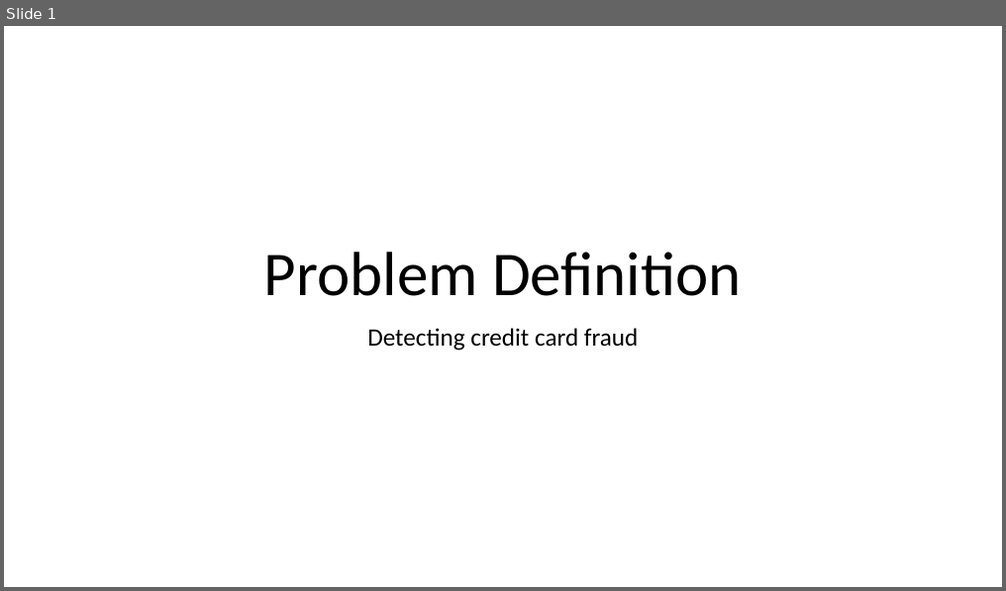
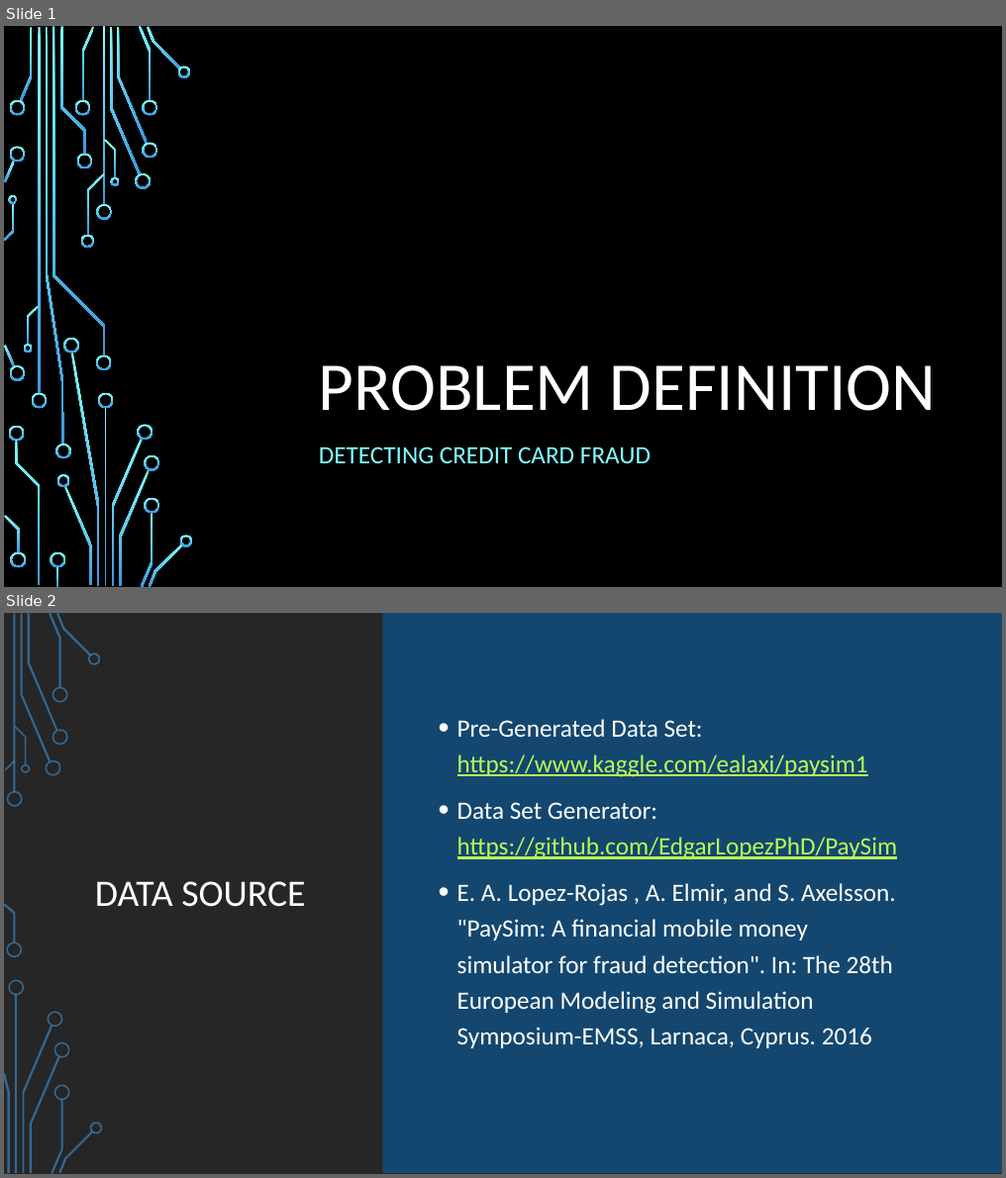
Before and after one commit to apmire3/CMPS451, a slide deck: Project Proposal.pptx. Shown one above the other, each under a label of ours: slide 1 before the commit, slides 1 and 2 after it. The pictures are 1006x591 and 1006x1178 pixels, drawn with LibreOffice and Linux fonts; fonts in the diff are those of the drawing; background and template pictures are left out. Boxes give left, top, right and bottom in pixels: in the first picture for what was removed or moved away, otherwise in the second. Text is boxed around its words. In the diff, an @@ line names an element or a change of style, - is before the commit and + after.

```diff
--- a/Project Proposal.pptx
+++ b/Project Proposal.pptx
@@ slide 2 added at box(4, 613, 1002, 1174), background picture (left out) @@
@@ rectangle added at box(4, 613, 1002, 1174), fill #262626 @@
@@ round diag rect added at box(383, 613, 1002, 1173), fill #134770 @@
@@ text added at box(457, 719, 898, 1049), 24 pt, text #FFFFFF @@
+• Pre-Generated Data Set: https://www.kaggle.com/ealaxi/paysim1
+• Data Set Generator: https://github.com/EdgarLopezPhD/PaySim
+• E. A. Lopez-Rojas , A. Elmir, and S. Axelsson. "PaySim: A financial mobile money simulator for fraud detection". In: The 28th European Modeling and Simulation Symposium-EMSS, Larnaca, Cyprus. 2016
@@ title added at box(95, 881, 305, 907), 36 pt, text #FFFFFF @@
+DATA SOURCE
@@ group added at box(4, 613, 103, 1174): 24 freeform shapes, 2 rectangles @@
@@ group added at box(4, 613, 988, 1174): 14 freeform shapes, 3 rectangles @@
@@ slide 1 changed as well @@
@@ background #FFFFFF to picture (left out) @@
@@ title at box(319, 366, 936, 411): text changed; size 60 to 66 pt; text colour #000000 to #FFFFFF @@
-Problem Definition
+PROBLEM DEFINITION
@@ group added at box(4, 26, 193, 587): 50 freeform shapes, 4 rectangles @@
@@ subtitle at box(319, 447, 650, 465): text changed; text colour #000000 to #82FFFF @@
-Detecting credit card fraud
+DETECTING CREDIT CARD FRAUD
```
Also in this commit, not shown: 2 other slides changed, 1 slide removed.
